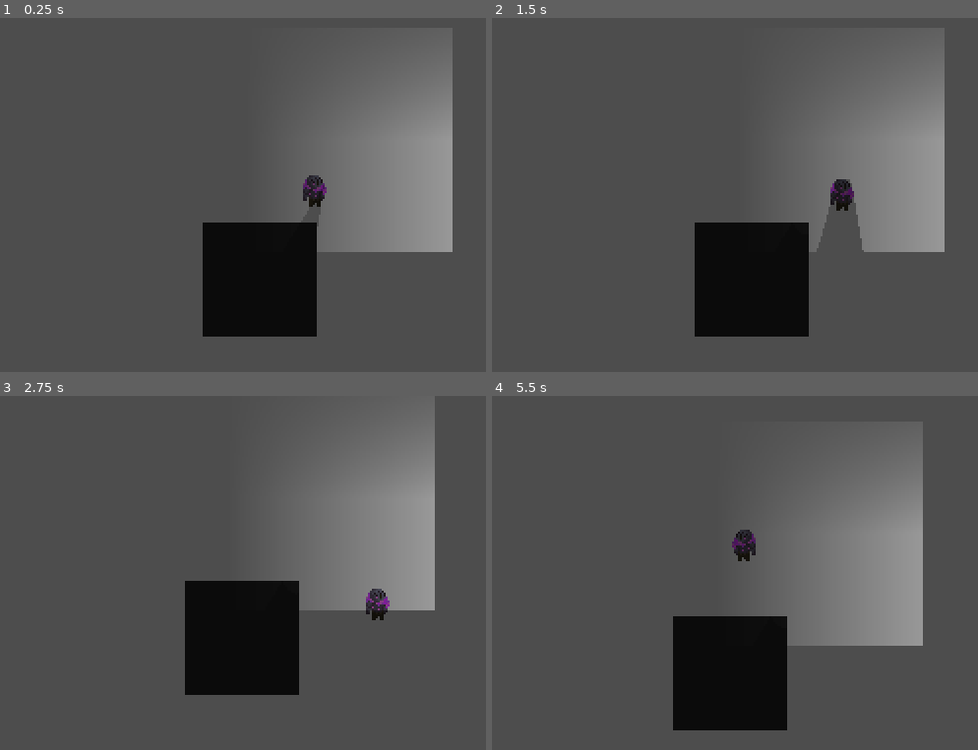
Above: before the commit, frames 1-4 (two rows, left to right).
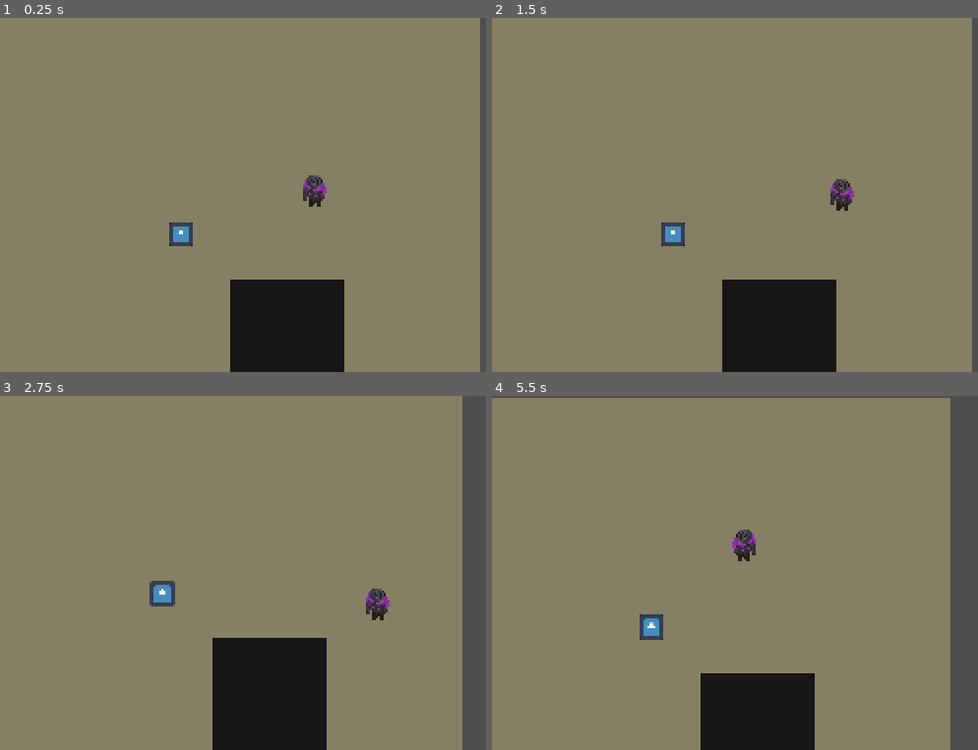
Above: after the commit, the same moments.

Repository: SimchadeLange/GamepieGamejam
Game: Godot game, scene res://scenes/levels/main.tscn
Same seed, same stepped clock (60 frames per second), same inputs: the game is played once before the commit and once after it. Before the commit the project starts from res://scenes/main.tscn. The engine's default icon, where the game draws it, is replaced by a stand-in: a white triangle on a blue panel in a dark square.
Inputs:
- Up to frame 1 (0.25 s): no input
- Up to frame 2 (1.5 s): tap Enter (ui_accept) at 0.5, 0.77 s; hold Right (move_right) 0.53-1.28 s; hold Down (move_down) from 1.28 s (still down)
- Up to frame 3 (2.75 s): tap Enter (ui_accept) at 1.52 s; release Down (move_down) at 2.03 s; hold Right (move_right) from 2.03 s (still down)
- Up to frame 4 (5.5 s): release Right (move_right) at 2.78 s; hold Up (move_up) 2.78-3.53 s; tap Enter (ui_accept) at 3.02, 3.77, 4.52 s; hold Left (move_left) 3.53-5.03 s; hold Down (move_down) from 5.03 s (still down)

The runs differ from the first frame. In frame 1, 90% of the frame differs, in the area x 0-99%, y 0-100%; in frame 2, 92%; in frame 3, 87%; in frame 4, 86%.
Error after the commit: Invalid call. Nonexistent function 'on_enter' in base 'Nil'. (res://scripts/resources/statemachine/state_machine.gd:18)

Commit message:
reorganised and starting on base enemy

Diff:
--- /dev/null
+++ b/game_jam_00/scenes/enemy_00.tscn
@@ -0,0 +1,42 @@
+[gd_scene format=3 uid="uid://cnm00wt2ojqqd"]
+
+[ext_resource type="Texture2D" uid="uid://cx6bmmhbdhhjl" path="res://icon.svg" id="1_jc35d"]
+[ext_resource type="Script" uid="uid://dkbomf5xkxumd" path="res://scripts/resources/health_component.gd" id="2_3dgu2"]
+[ext_resource type="Script" uid="uid://bainvlpqjw1h3" path="res://scripts/resources/hitbox_component.gd" id="3_0pc7c"]
+[ext_resource type="Script" uid="uid://ctk743jn0ttiy" path="res://scripts/resources/statemachine/state_machine.gd" id="4_yjhhj"]
+[ext_resource type="Script" uid="uid://ctb3oc8wewgcl" path="res://scripts/enemy/enemy_00/idle_state.gd" id="5_qpise"]
+
+[sub_resource type="RectangleShape2D" id="RectangleShape2D_5yfdf"]
+size = Vector2(12, 12)
+
+[sub_resource type="RectangleShape2D" id="RectangleShape2D_uxpb3"]
+size = Vector2(12, 12)
+
+[node name="Enemy_00" type="CharacterBody2D" unique_id=1667096636]
+
+[node name="Sprite2D" type="Sprite2D" parent="." unique_id=1511814066]
+scale = Vector2(0.1, 0.1)
+texture = ExtResource("1_jc35d")
+
+[node name="CollisionShape2D" type="CollisionShape2D" parent="." unique_id=585940616]
+visible = false
+shape = SubResource("RectangleShape2D_5yfdf")
+
+[node name="HealthComponent" type="Node" parent="." unique_id=1567124381]
+script = ExtResource("2_3dgu2")
+metadata/_custom_type_script = "uid://dkbomf5xkxumd"
+
+[node name="HitboxComponent" type="Area2D" parent="." unique_id=1259340042 node_paths=PackedStringArray("health_component")]
+script = ExtResource("3_0pc7c")
+health_component = NodePath("../HealthComponent")
+metadata/_custom_type_script = "uid://bainvlpqjw1h3"
+
+[node name="CollisionShape2D" type="CollisionShape2D" parent="HitboxComponent" unique_id=1147435840]
+shape = SubResource("RectangleShape2D_uxpb3")
+
+[node name="StateMachine" type="Node" parent="." unique_id=1304734705]
+script = ExtResource("4_yjhhj")
+metadata/_custom_type_script = "uid://ctk743jn0ttiy"
+
+[node name="Idle" type="Node" parent="StateMachine" unique_id=1610090786]
+script = ExtResource("5_qpise")
--- /dev/null
+++ b/game_jam_00/scenes/levels/main.tscn
@@ -0,0 +1,32 @@
+[gd_scene format=3 uid="uid://dg20bly5q7crl"]
+
+[ext_resource type="PackedScene" uid="uid://bnvbo5wjckmcc" path="res://scenes/building_00.tscn" id="1_y0acb"]
+[ext_resource type="PackedScene" uid="uid://cll5o11denx7" path="res://scenes/player.tscn" id="2_j4d2a"]
+[ext_resource type="PackedScene" uid="uid://cnm00wt2ojqqd" path="res://scenes/enemy_00.tscn" id="3_u81e1"]
+
+[node name="Main" type="Node2D" unique_id=1317248791]
+
+[node name="ColorRect" type="ColorRect" parent="." unique_id=747022573]
+offset_left = -151.0
+offset_top = -152.0
+offset_right = 153.0
+offset_bottom = 152.0
+color = Color(0.5205716, 0.49708062, 0.39451304, 1)
+
+[node name="Building_00" parent="." unique_id=1970538616 instance=ExtResource("1_y0acb")]
+position = Vector2(55, 17)
+
+[node name="Player" parent="." unique_id=291136771 instance=ExtResource("2_j4d2a")]
+position = Vector2(69, -55)
+
+[node name="Camera2D" type="Camera2D" parent="Player" unique_id=854447935]
+drag_horizontal_enabled = true
+drag_vertical_enabled = true
+
+[node name="DirectionalLight2D" type="DirectionalLight2D" parent="." unique_id=1017291919]
+visible = false
+energy = 0.5
+blend_mode = 1
+
+[node name="Enemy_00" parent="." unique_id=1667096636 instance=ExtResource("3_u81e1")]
+position = Vector2(1, -35)
--- a/game_jam_00/scenes/main.tscn
+++ /dev/null
@@ -1,40 +0,0 @@
-[gd_scene format=3 uid="uid://dg20bly5q7crl"]
-
-[ext_resource type="PackedScene" uid="uid://cll5o11denx7" path="res://scenes/player.tscn" id="1_o5qli"]
-[ext_resource type="PackedScene" uid="uid://bnvbo5wjckmcc" path="res://scenes/building_00.tscn" id="2_0wfyh"]
-
-[sub_resource type="Gradient" id="Gradient_0wfyh"]
-
-[sub_resource type="GradientTexture1D" id="GradientTexture1D_jyhfs"]
-gradient = SubResource("Gradient_0wfyh")
-
-[node name="Main" type="Node2D" unique_id=1317248791]
-
-[node name="ColorRect" type="ColorRect" parent="." unique_id=747022573]
-offset_left = -151.0
-offset_top = -152.0
-offset_right = 153.0
-offset_bottom = 152.0
-color = Color(0.60392326, 0.60392326, 0.6039232, 1)
-
-[node name="Building_00" parent="." unique_id=1970538616 instance=ExtResource("2_0wfyh")]
-position = Vector2(55, 17)
-
-[node name="PointLight2D" type="PointLight2D" parent="." unique_id=702971460]
-z_index = -1
-position = Vector2(102.00001, -54)
-scale = Vector2(0.41796875, 114.25)
-energy = 0.5
-shadow_enabled = true
-texture = SubResource("GradientTexture1D_jyhfs")
-
-[node name="Player" parent="." unique_id=291136771 instance=ExtResource("1_o5qli")]
-position = Vector2(83, -26)
-
-[node name="Camera2D" type="Camera2D" parent="Player" unique_id=854447935]
-drag_horizontal_enabled = true
-drag_vertical_enabled = true
-
-[node name="DirectionalLight2D" type="DirectionalLight2D" parent="." unique_id=1017291919]
-energy = 0.5
-blend_mode = 1
--- a/game_jam_00/scenes/player.tscn
+++ b/game_jam_00/scenes/player.tscn
@@ -105,7 +105,7 @@
 texture = ExtResource("2_y4r1p")
 offset = Vector2(0, -2)
 hframes = 6
-frame = 5
+frame = 1
 
 [node name="CollisionShape2D" type="CollisionShape2D" parent="." unique_id=220740742]
 visible = false
--- /dev/null
+++ b/game_jam_00/scripts/enemy/enemy_00/idle_state.gd
@@ -0,0 +1,4 @@
+extends State
+
+func on_enter() -> void:
+	pass
Not shown, added: game_jam_00/scripts/enemy/enemy_00/idle_state.gd.uid
